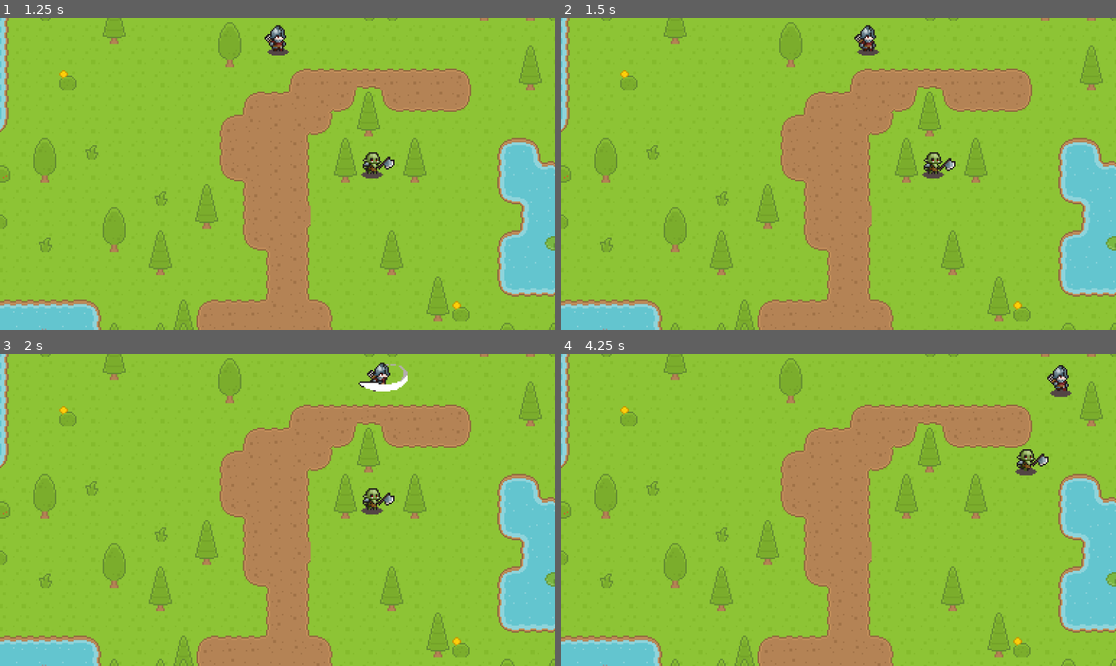
Above: before the commit, frames 1-4 (two rows, left to right).
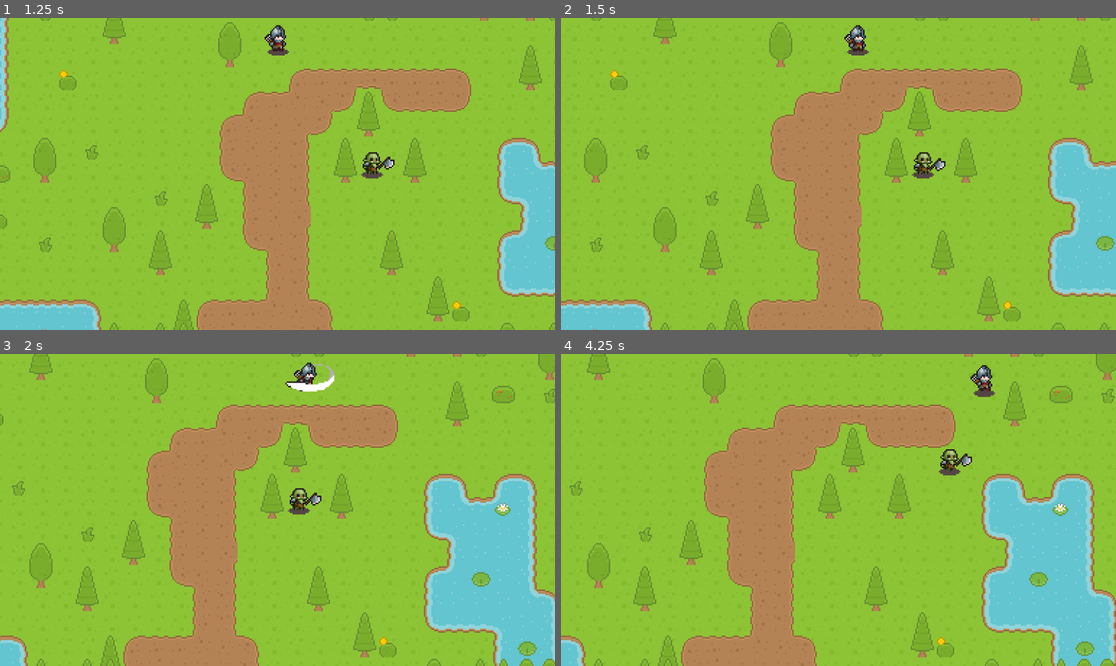
Above: after the commit, the same moments.

Repository: EyeAmTheOne/CS180_Project
Game: Godot game, scene res://ui/menus/MainMenu.tscn
Same seed, same stepped clock (60 frames per second), same inputs: the game is played once before the commit and once after it.
Inputs:
- Up to frame 1 (1.25 s): click "Start" at 0.5 s
- Up to frame 2 (1.5 s): hold D (right) from 1.28 s (still down); tap F (attack) at 1.35 s
- Up to frame 3 (2 s): keep holding D (right)
- Up to frame 4 (4.25 s): release D (right) at 2.03 s; hold S (down) 2.03-2.78 s; tap E (interact) at 2.1, 3.6 s; hold D (right) 2.78-3.53 s; tap F (attack) at 2.85 s; hold W (up) from 3.53 s (still down)

Frame 1 is identical in both runs. In frame 2, 11% of the frame differs, in the area x 0-100%, y 0-100%; in frame 3, 37%; in frame 4, 38%.

Commit message:
Make camera properly switch when entering a new scene

Diff:
--- a/main.gd
+++ b/main.gd
@@ -1,5 +1,8 @@
 extends BaseScene
+
+@onready var camera: Camera2D = $PlayerCamera
 
 # Called when the node enters the scene tree for the first time.
 func _ready() -> void:
 	super()
+	camera.follow_node = player
--- a/world/World.tscn
+++ b/world/World.tscn
@@ -1,10 +1,12 @@
-[gd_scene load_steps=11 format=4 uid="uid://btfpx2ywg7j7f"]
+[gd_scene load_steps=13 format=4 uid="uid://btfpx2ywg7j7f"]
 
 [ext_resource type="PackedScene" uid="uid://4v1f6nfxhn7v" path="res://player/Player.tscn" id="1_1tnoa"]
 [ext_resource type="Script" uid="uid://dq7boqilbwhbj" path="res://world/world.gd" id="1_5hvw7"]
+[ext_resource type="Script" uid="uid://ccknrgqekbvss" path="res://player/PlayerCamera.gd" id="2_0wlj7"]
 [ext_resource type="Texture2D" uid="uid://did1a58w3unb7" path="res://assets/art/roguelikeSheet_transparent.png" id="2_qcaji"]
 [ext_resource type="Texture2D" uid="uid://cecnm0qt50gpj" path="res://assets/art/roguelikeSheet_environment.png" id="3_qcaji"]
 [ext_resource type="Script" uid="uid://bkx156j7tqwe0" path="res://core/scene_trigger.gd" id="4_ahhnx"]
+[ext_resource type="PackedScene" uid="uid://b413ipsgp3sfv" path="res://systems/ai/Enemy.tscn" id="7_dodpj"]
 
 [sub_resource type="TileSetAtlasSource" id="TileSetAtlasSource_5hvw7"]
 texture = ExtResource("2_qcaji")
@@ -2143,6 +2145,15 @@
 y_sort_enabled = true
 script = ExtResource("1_5hvw7")
 
+[node name="PlayerCamera" type="Camera2D" parent="."]
+position = Vector2(105, 16)
+zoom = Vector2(3, 3)
+process_callback = 0
+limit_top = -50
+limit_smoothed = true
+position_smoothing_enabled = true
+script = ExtResource("2_0wlj7")
+
 [node name="Map" type="Node2D" parent="."]
 y_sort_enabled = true
 
@@ -2176,17 +2187,18 @@
 y_sort_enabled = true
 position = Vector2(18, 49)
 
-[node name="Camera2D" type="Camera2D" parent="Player"]
-position = Vector2(0, -5)
-zoom = Vector2(3, 3)
-process_callback = 0
-limit_top = -50
-limit_smoothed = true
-position_smoothing_enabled = true
-
 [node name="EntranceMarkers" type="Node2D" parent="."]
 
 [node name="Main" type="Marker2D" parent="EntranceMarkers"]
 position = Vector2(105, 16)
 
+[node name="Enemies" type="Node2D" parent="."]
+y_sort_enabled = true
+
+[node name="Enemy" parent="Enemies" instance=ExtResource("7_dodpj")]
+position = Vector2(57, 109)
+
+[node name="Enemy2" parent="Enemies" instance=ExtResource("7_dodpj")]
+position = Vector2(203, 106)
+
 [connection signal="body_entered" from="Map/SceneTrigger" to="Map/SceneTrigger" method="_on_body_entered"]
--- a/world/world.gd
+++ b/world/world.gd
@@ -1,5 +1,8 @@
 extends BaseScene
+
+@onready var camera: Camera2D = $PlayerCamera
 
 # Called when the node enters the scene tree for the first time.
 func _ready() -> void:
 	super()
+	camera.follow_node = player
